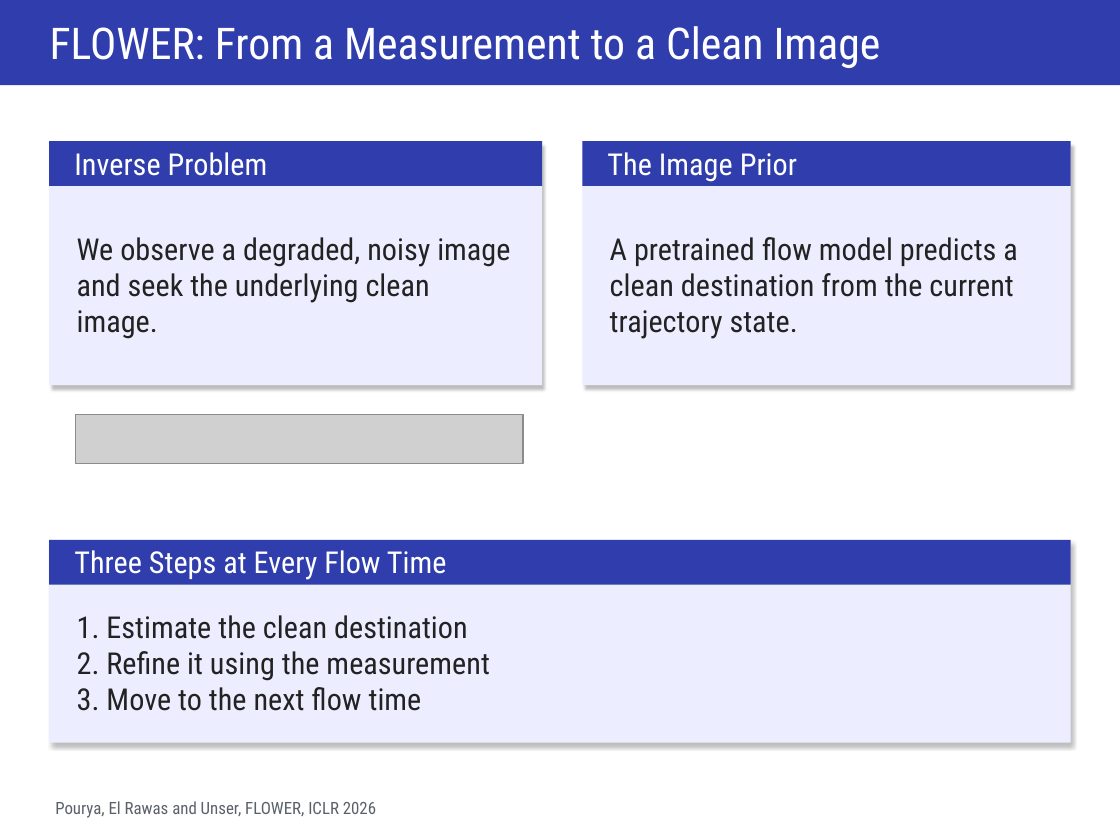
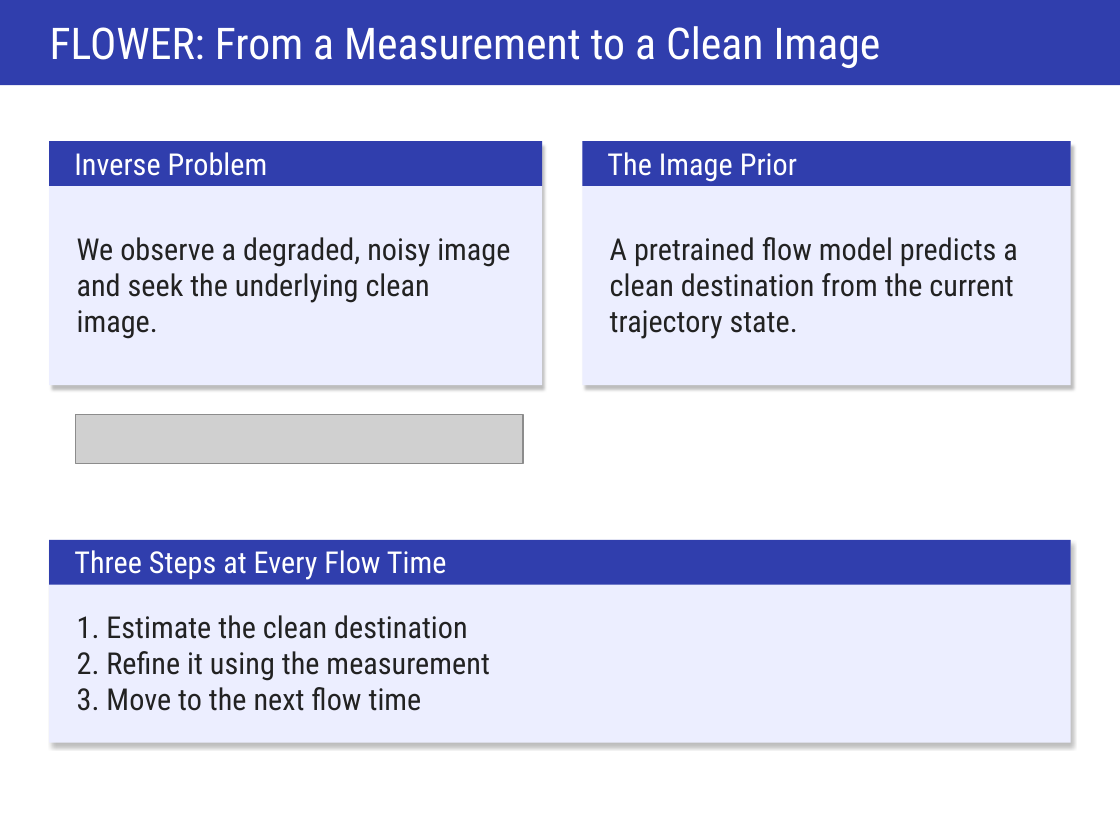
Before and after one commit to ItayShorian07/Diffusion--flower-project, a slide deck: slide 2 of artifacts/presentation/FLOWER- Presentation.pptx. Drawn at 1120x840 pixels with LibreOffice and Linux fonts; fonts in the diff are those of the drawing; grey boxes stand for pictures. Boxes give left, top, right and bottom in pixels: in the first picture for what was removed or moved away, otherwise in the second. Text is boxed around its words. In the diff, an @@ line names an element or a change of style, - is before the commit and + after.

```diff
--- a/artifacts/presentation/FLOWER- Presentation.pptx
+++ b/artifacts/presentation/FLOWER- Presentation.pptx
@@ text removed at (55, 801, 376, 818) @@
-Pourya, El Rawas and Unser, FLOWER, ICLR 2026
```
Also in this commit, not shown: 15 other slides changed, 1 other file.
